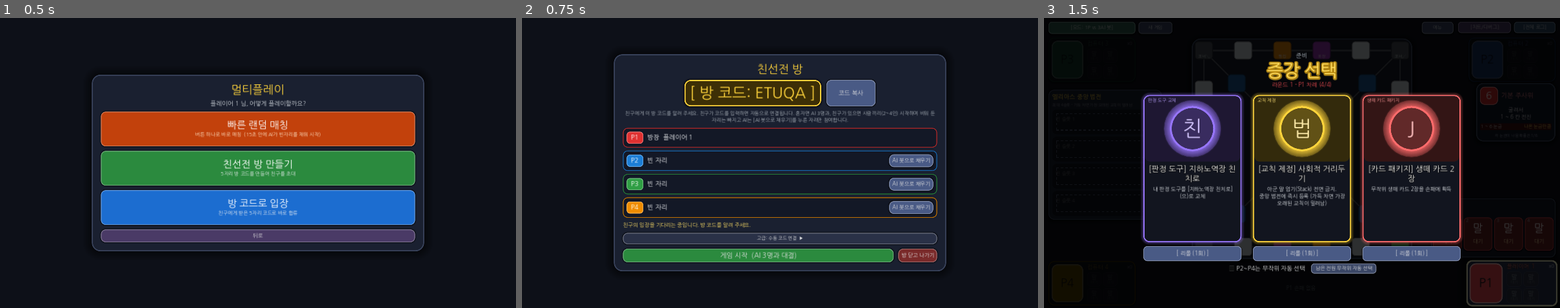
Above: before the commit, frames 1-3 (left to right).
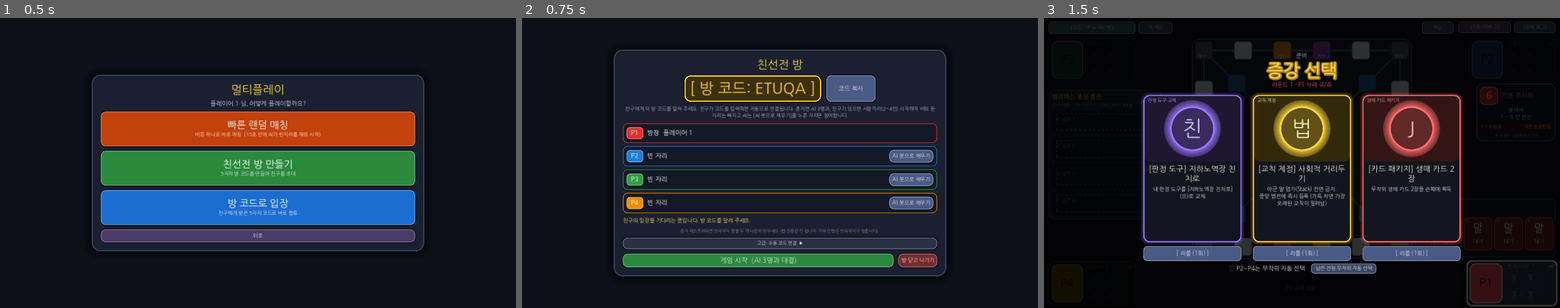
Above: after the commit, the same moments.

Repository: mayjohn66-cmd/TRG
Game: Godot game, scene res://scenes/lobby.tscn
Same seed, same stepped clock (60 frames per second), same inputs: the game is played once before the commit and once after it. This scene is started directly instead of the project's main scene.
Inputs (mouse positions are in pixels of both pictures, inside the frame that each line leads up to):
- Up to frame 1 (0.5 s): no input
- Up to frame 2 (0.75 s): click (780, 168) at 0.5 s
- Up to frame 3 (1.5 s): click "게임 시작 (AI 3명과 대결)" at 1.25 s

Frame 1 is identical in both runs. In frame 2, 16% of the frame differs, in the area x 17-83%, y 10-90%; in frame 3, nothing differs.

Commit message:
온라인: 상대 화면 정지 안내(핑), 혼자 멀티 테스트 방법 안내
Co-Authored-By: Claude Sonnet 5.5 <noreply@anthropic.com>
Claude-Session: https://claude.ai/code/session_01HvvTBBGdmqrXHkL2GAw3GJ

Diff:
--- a/core_engine/net_game.gd
+++ b/core_engine/net_game.gd
@@ -12,12 +12,17 @@
 signal desynced(detail: String)
 ## 방장과의 연결이 끊겼다.
 signal connection_lost(reason: String)
+## 상대 화면이 멈췄거나(다른 창·탭·앱으로 이동, 느린 연결) 다시 움직였다. 웹 브라우저는 보이지 않는 탭을 멈추기 때문에 알려 준다.
+signal peer_silent(seat: int, silent: bool)
 
 const ACTION_TAKEOVER: StringName = &"__takeover"
 ## 모두가 준비되기를 기다리는 최대 시간(초). 넘으면 준비 안 된 사람은 봇으로 넘긴다.
 const READY_TIMEOUT: float = 15.0
 ## 제한 시간(자동 굴리기·자동 선택 등)을 사람 속도에 맞게 늘리는 배율.
 const TIMER_SCALE: float = 3.0
+## 살아 있다는 신호(핑)를 보내는 간격 / 이만큼(초) 소식이 없으면 멈춘 것으로 본다.
+const PING_SECONDS: float = 1.0
+const SILENT_SECONDS: float = 4.0
 
 var manager: TurnManager = null
 var is_host: bool = false
@@ -40,6 +45,9 @@
 var _queue: Array = []     # 참가자: 받았지만 아직 적용 못 한 항목
 var _applying_rejection: Array = []
 var _launched: bool = false
+var _ping_left: float = 0.0
+var _heard: Dictionary = {}    # 좌석 -> 마지막으로 소식을 들은 시각(ms)
+var _silent: Dictionary = {}   # 좌석 -> 지금 멈춘 것으로 표시 중인가
 
 
 ## 매니저에 연결한다. 이후 manager.act()/force_timeout()/auto_pick_draft()는 모두 방장을 거쳐 돌아온다.
@@ -99,11 +107,58 @@
 		return
 	if not running:
 		return
+	_tick_presence(delta)
 	manager.tick(delta)
 	if is_host:
 		_drain_pending()
 	else:
 		_drain_queue()
+
+
+# ---------------------------------------------------------------------------
+# 상대 화면 상태 (핑)
+# ---------------------------------------------------------------------------
+
+func _tick_presence(delta: float) -> void:
+	_ping_left -= delta
+	if _ping_left <= 0.0:
+		_ping_left = PING_SECONDS
+		_send_ping()
+	# 내 화면이 오래 멈췄다 돌아온 첫 프레임(delta가 큼)에는 판단하지 않는다: 밀린 소식이 곧 도착한다.
+	if delta > 1.0:
+		return
+	var now: int = Time.get_ticks_msec()
+	for seat: int in _watched_seats():
+		var quiet: bool = now - int(_heard.get(seat, now)) > int(SILENT_SECONDS * 1000.0)
+		if quiet != bool(_silent.get(seat, false)):
+			_silent[seat] = quiet
+			peer_silent.emit(seat, quiet)
+
+
+## 소식을 기다려야 하는 좌석: 방장은 참가자 전원, 참가자는 방장.
+func _watched_seats() -> Array[int]:
+	if is_host:
+		return _remote_seats()
+	var host_seat: Array[int] = [1]
+	return host_seat
+
+
+func _on_ping(seat: int) -> void:
+	_heard[seat] = Time.get_ticks_msec()
+
+
+func _send_ping() -> void:
+	if not test_peers.is_empty():
+		for seat: int in test_peers.keys():
+			if seat != local_seat and (is_host or seat == 1):
+				(test_peers[seat] as NetGame)._on_ping(local_seat)
+	elif _has_remote_peers():
+		_rpc_ping.rpc()
+
+
+@rpc("any_peer", "call_remote", "unreliable")
+func _rpc_ping() -> void:
+	_on_ping(multiplayer.get_remote_sender_id())
 
 
 # ---------------------------------------------------------------------------
@@ -132,6 +187,9 @@
 
 
 func _start_local() -> void:
+	var now: int = Time.get_ticks_msec()
+	for seat: int in humans:
+		_heard[seat] = now
 	running = true
 	_launched = true
 	_expected_seq = 1
--- a/scenes/lobby.gd
+++ b/scenes/lobby.gd
@@ -299,6 +299,10 @@
 	_status = _label("", 14, Color("ffe066"))
 	_status.autowrap_mode = TextServer.AUTOWRAP_WORD_SMART
 	_panel_box.add_child(_status)
+	var test_tip := _label("혼자 테스트하려면 브라우저 창을 두 개 나란히 띄우세요 (탭 전환은 안 됩니다: 가려진 탭은 브라우저가 멈춥니다).", 11, Color("868e96"))
+	test_tip.autowrap_mode = TextServer.AUTOWRAP_WORD_SMART
+	test_tip.horizontal_alignment = HORIZONTAL_ALIGNMENT_CENTER
+	_panel_box.add_child(test_tip)
 	_add_manual_fold()
 	var footer := HBoxContainer.new()
 	footer.add_theme_constant_override("separation", 12)
--- a/scenes/main_board.gd
+++ b/scenes/main_board.gd
@@ -162,6 +162,8 @@
 var net: NetGame = null
 var _game_seed: int = 0
 var _net_lost_overlay: Control = null
+var _net_status_label: Label = null
+var _silent_seats: Dictionary = {}
 var manager: TurnManager = null
 var state: GameState = null
 
@@ -4436,6 +4438,7 @@
 	net.seat_taken_over.connect(_on_net_seat_taken_over)
 	net.desynced.connect(_on_net_desynced)
 	net.connection_lost.connect(_on_net_connection_lost)
+	net.peer_silent.connect(_on_net_peer_silent)
 
 
 func _bot_active() -> bool:
@@ -4465,6 +4468,25 @@
 func _on_net_desynced(detail: String) -> void:
 	push_warning("온라인 동기화 오류: %s" % detail)
 	_log_line("[동기화 오류] %s" % detail, Color("ff6b6b"))
+
+
+## 상대 화면이 멈췄을 때(다른 창·탭으로 이동했거나 연결이 느릴 때) 상단에 안내를 띄운다.
+func _on_net_peer_silent(seat: int, silent: bool) -> void:
+	_silent_seats[seat] = silent
+	var names: Array[String] = []
+	for silent_seat: int in _silent_seats.keys():
+		if bool(_silent_seats[silent_seat]):
+			names.append("방장" if silent_seat == 1 and not net.is_host else _player_name(silent_seat))
+	if _net_status_label == null:
+		_net_status_label = _make_label("", 14, Color("1a1d24"))
+		_net_status_label.add_theme_stylebox_override("normal", _style(Color("ffd43b"), Color("fff3bf"), 2, 8, 0, 6))
+		_net_status_label.horizontal_alignment = HORIZONTAL_ALIGNMENT_CENTER
+		_net_status_label.position = Vector2(333, 46)
+		_net_status_label.size = Vector2(700, 30)
+		_net_status_label.z_index = 100
+		add_child(_net_status_label)
+	_net_status_label.visible = not names.is_empty()
+	_net_status_label.text = "%s 화면이 멈춘 것 같습니다 (다른 창·탭·앱으로 이동했거나 연결이 느림). 돌아오면 자동으로 이어집니다." % ", ".join(names)
 
 
 func _on_net_connection_lost(reason: String) -> void:
--- a/tests/test_net_game.gd
+++ b/tests/test_net_game.gd
@@ -218,3 +218,39 @@
 	check(host.bots.has(3) and not host.humans.has(3), "오지 않은 사람은 봇이 된다")
 	check((games[2] as NetGame).bots.has(3), "참가자에게도 같은 구성이 전달된다")
 	check((games[2] as NetGame).running, "참가자도 시작했다")
+
+
+func test_silent_peer_is_reported_and_recovers() -> void:
+	var parts: Dictionary = _build([1, 2] as Array[int], [] as Array[int], false)
+	var games: Dictionary = parts["games"]
+	for seat: int in games.keys():
+		(games[seat] as NetGame).begin()
+	var host: NetGame = games[1]
+	var guest: NetGame = games[2]
+	var host_events: Array = []
+	var guest_events: Array = []
+	host.peer_silent.connect(func(seat: int, silent: bool) -> void: host_events.append([seat, silent]))
+	guest.peer_silent.connect(func(seat: int, silent: bool) -> void: guest_events.append([seat, silent]))
+	host._process(0.1)
+	check(host_events.is_empty() and guest_events.is_empty(), "막 시작했을 때는 조용해도 멈춘 것이 아니다")
+	# 참가자 화면이 멈춘 것처럼: 오래 소식이 없다
+	host._heard[2] = Time.get_ticks_msec() - int((NetGame.SILENT_SECONDS + 1.0) * 1000.0)
+	host._process(0.1)
+	check_eq(host_events, [[2, true]], "방장은 참가자 화면이 멈춘 것을 안다")
+	host._process(0.1)
+	check_eq(host_events.size(), 1, "같은 상태를 반복해서 알리지 않는다")
+	# 참가자가 돌아와 핑을 보내면(참가자 프레임이 한 번 돌면) 곧 복구된다
+	guest._ping_left = 0.0
+	guest._process(0.1)
+	host._process(0.1)
+	check_eq(host_events, [[2, true], [2, false]], "소식이 오면 복구를 알린다")
+	# 방장이 멈춘 쪽: 참가자 입장
+	guest._heard[1] = Time.get_ticks_msec() - int((NetGame.SILENT_SECONDS + 1.0) * 1000.0)
+	guest._process(0.1)
+	check_eq(guest_events, [[1, true]], "참가자는 방장 화면이 멈춘 것을 안다")
+	# 내 화면이 오래 멈췄다 돌아온 첫 프레임(delta가 큼)에는 판단하지 않는다
+	guest_events.clear()
+	guest._heard[1] = Time.get_ticks_msec() - int((NetGame.SILENT_SECONDS + 1.0) * 1000.0)
+	guest._silent[1] = false
+	guest._process(5.0)
+	check(guest_events.is_empty(), "큰 delta 프레임에는 상대를 멈췄다고 단정하지 않는다")
Not shown, changed: README.md
Not shown, changed: docs/EDGE_CASE_SPEC.md
